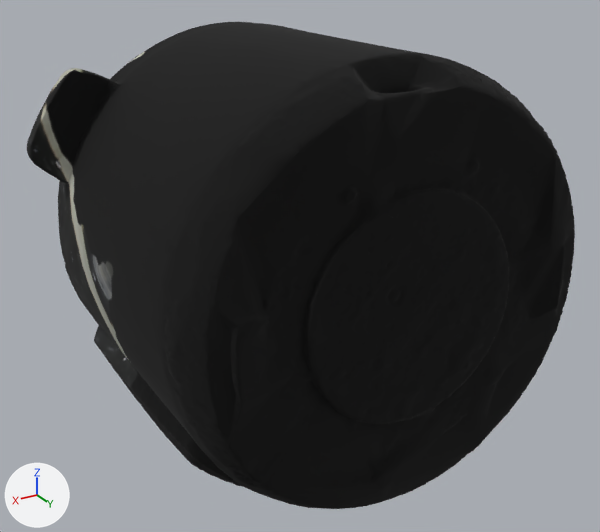
The OBJ model models/pressure_cooker/meshes/model.obj: old version first, new version second.
Both versions are drawn from a 50 mm camera at (0.272, 0.324, 0.22) aimed at (-0.012, -0.15, -0.018). Every picture has the same lights, and +X, +Y and +Z are marked at lower left. The picture after the commit comes second. Where no turn or scale is listed for an object, it has been applied to the vertices.

Before the edit, the objects in view are built like this:
```python
me_model = bpy.data.meshes.new('model')
me_model.from_pydata(...)  # 12527 vertices, 25054 faces; spans x -0.159..0.153, y -0.33..0.0, z -0.145..0.148
me_model.materials.append(mat_material_0)  # picture img_texture_png
ob_model = bpy.data.objects.new('model', me_model)
ob_model.location = (0.0, 0.0, 0.0)
```
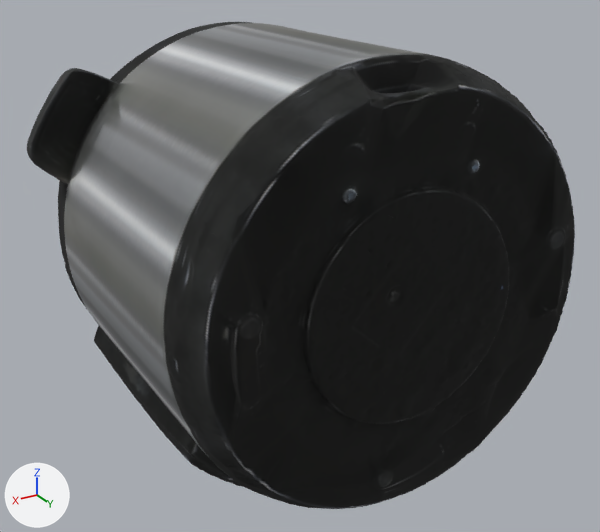
Patch to the scene script:
```diff
--- a/models/pressure_cooker/meshes/model.obj.py
+++ b/models/pressure_cooker/meshes/model.obj.py
@@ img_pressure_cooker_texture_png @@
+img_pressure_cooker_texture_png = load_image('pressure_cooker_texture.png', '../materials/textures/pressure_cooker_texture.png', 1024, 1024, 'sRGB')
@@ mat_pressure_cooker_material_0 @@
+mat_pressure_cooker_material_0 = principled_material('pressure_cooker_material_0')
+mat_pressure_cooker_material_0.texture = img_pressure_cooker_texture_png
+mat_pressure_cooker_material_0.roughness = 1.0
@@ me_model @@
 me_model.from_pydata(...)  # 12527 vertices, 25054 faces; spans x -0.159..0.153, y -0.33..0.0, z -0.145..0.148
-me_model.materials.append(mat_material_0)  # picture img_texture_png
+me_model.materials.append(mat_pressure_cooker_material_0)  # picture img_pressure_cooker_texture_png
```

Pixel boxes (x1, y1, x2, y2) of what changed, in the pictures (600 x 532 px):
'model', recoloured (black to grey): (27, 22, 574, 509) in both
